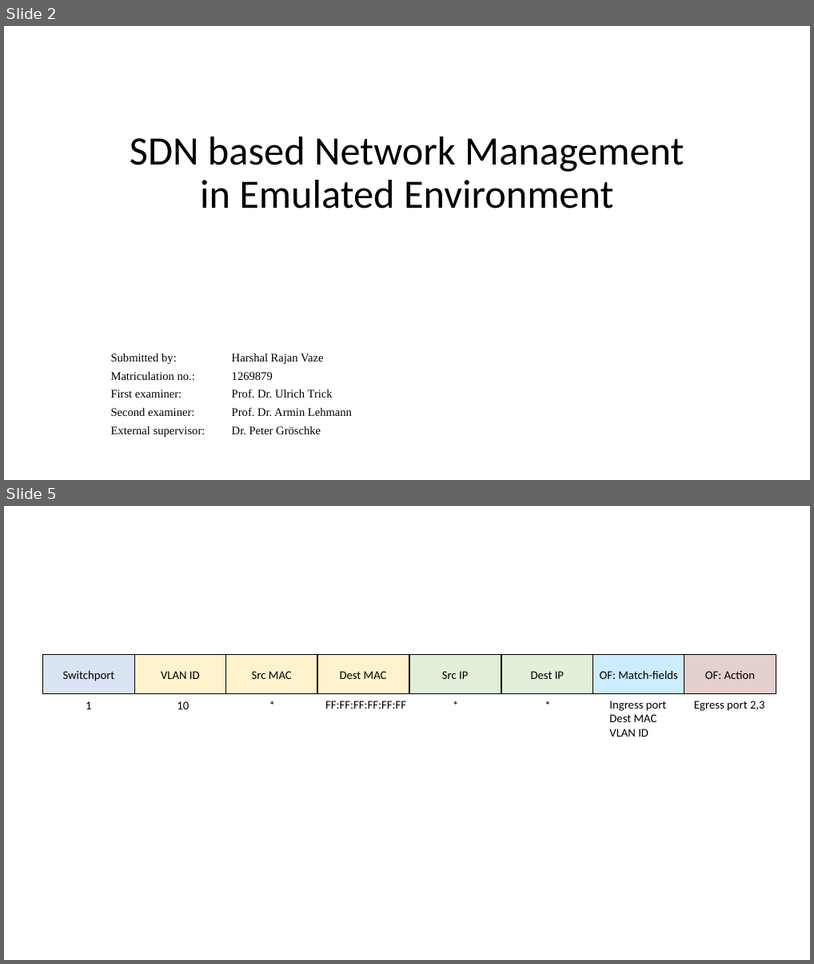
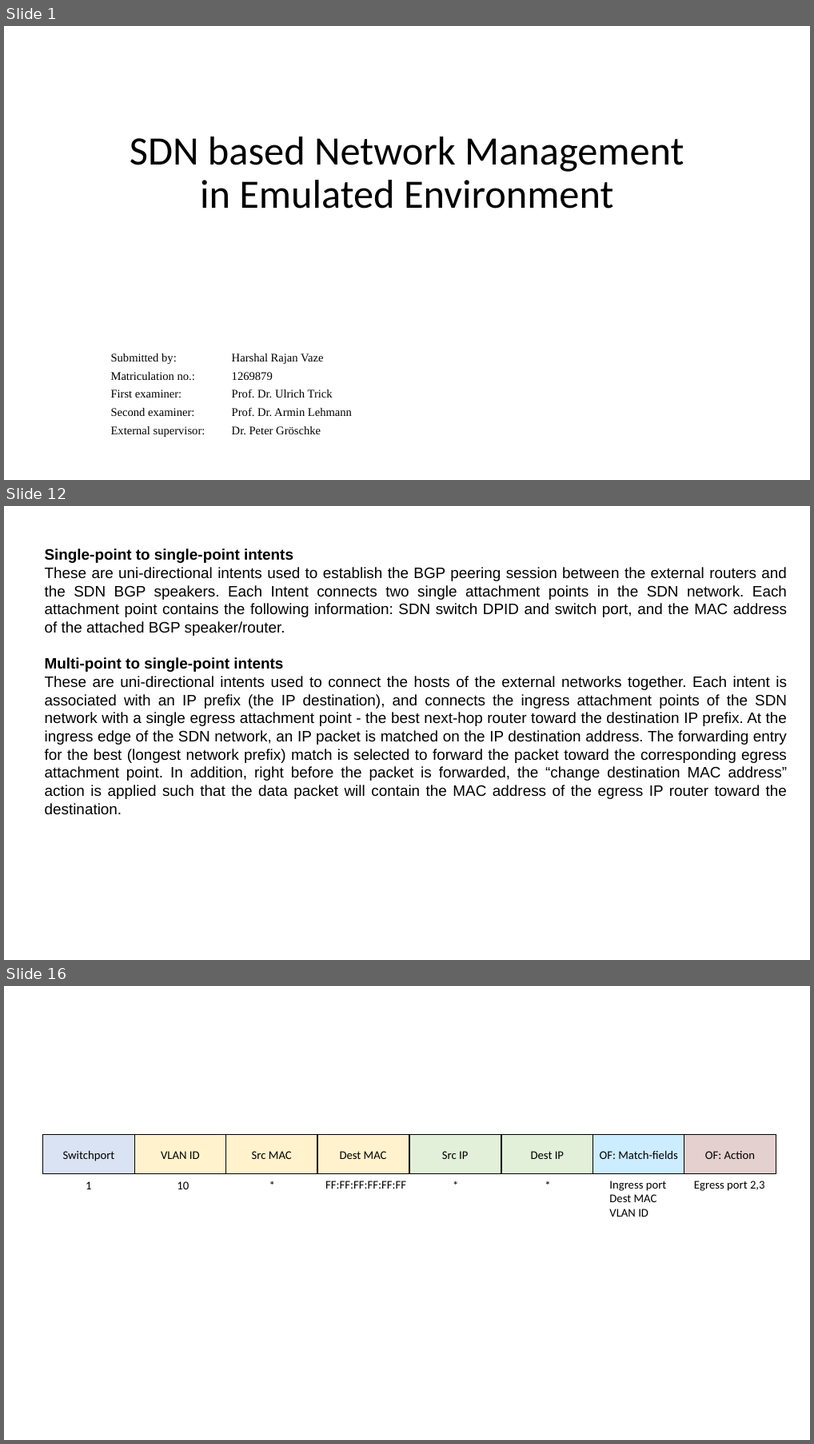
Before and after one commit to harshal-vaze/Software-Defined-Networking-with-ONOS, a slide deck: Thesis.pptx. Shown one above the other, each under a label of ours: slides 2 and 5 before the commit, slides 1, 12 and 16 after it; the slides between them are not shown. The pictures are 814x964 and 814x1444 pixels, drawn with LibreOffice and Linux fonts; fonts in the diff are those of the drawing. Boxes give left, top, right and bottom in pixels: in the first picture for what was removed or moved away, otherwise in the second. Text is boxed around its words. In the diff, an @@ line names an element or a change of style, - is before the commit and + after.

```diff
--- a/Thesis.pptx
+++ b/Thesis.pptx
@@ slide 12 added at (4,506,810,960), background #FFFFFF @@
@@ text added at (45,548,788,799), 18 pt, text #000000 @@
+Single-point to single-point intents
+These are uni-directional intents used to establish the BGP peering session between the external routers and the SDN BGP speakers. Each Intent connects two single attachment points in the SDN network. Each attachment point contains the following information: SDN switch DPID and switch port, and the MAC address of the attached BGP speaker/router.
+Multi-point to single-point intents
+These are uni-directional intents used to connect the hosts of the external networks together. Each intent is associated with an IP prefix (the IP destination), and connects the ingress attachment points of the SDN network with a single egress attachment point - the best next-hop router toward the destination IP prefix. At the ingress edge of the SDN network, an IP packet is matched on the IP destination address. The forwarding entry for the best (longest network prefix) match is selected to forward the packet toward the corresponding egress attachment point. In addition, right before the packet is forwarded, the “change destination MAC address” action is applied such that the data packet will contain the MAC address of the egress IP router toward the destination.
@@ what was slide 2 is now slide 1 @@
@@ what was slide 5 is now slide 16 @@
```
Also in this commit, not shown: 3 slides changed, 5 other slides added, 1 slide removed, 6 other files.
